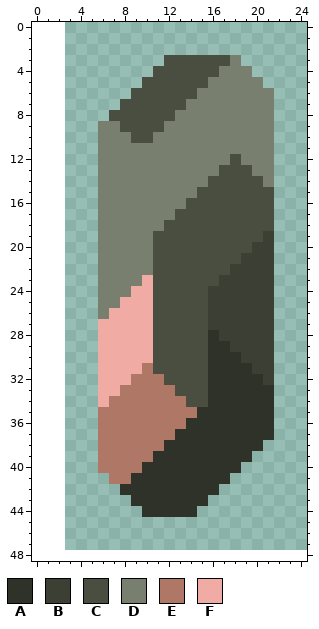
Two states of a pixel-art sprite, sprites/Units/ground/Paladin-weapontwo.png. Above, as it was before the edit.
The file is 22x48 pixels. The old version is drawn lined up with the new one, on the new canvas.
Palette (. is transparent): A #2f3229  B #3c3f34  C #494e40  D #787f6e  E #af7765  F #f0aba4
Pixels before, first column x 6:
 3 ......CCCCCCD...
 4 .....CCCCCCDDD..
 5 ....CCCCCCDDDDD.
 6 ...CCCCCCDDDDDDD
 7 ..CCCCCCDDDDDDDD
 8 .CCCCCCDDDDDDDDD
 9 DDCCCCDDDDDDDDDD
10 DDDCCDDDDDDDDDDD
11 DDDDDDDDDDDDDDDD
12 DDDDDDDDDDDDCDDD
13 DDDDDDDDDDDCCCDD
14 DDDDDDDDDDCCCCCD
15 DDDDDDDDDCCCCCCC
16 DDDDDDDDCCCCCCCC
17 DDDDDDDCCCCCCCCC
18 DDDDDDCCCCCCCCCC
19 DDDDDCCCCCCCCCCB
20 DDDDDCCCCCCCCCBB
21 DDDDDCCCCCCCCBBB
22 DDDDDCCCCCCCBBBB
23 DDDDFCCCCCCBBBBB
24 DDDFFCCCCCBBBBBB
25 DDFFFCCCCCBBBBBB
26 DFFFFCCCCCBBBBBB
27 FFFFFCCCCCBBBBBB
28 FFFFFCCCCCABBBBB
29 FFFFFCCCCCAABBBB
30 FFFFFCCCCCAAABBB
31 FFFFECCCCCAAAABB
32 FFFEEECCCCAAAAAB
33 FFEEEEECCCAAAAAA
34 FEEEEEEECCAAAAAA
35 EEEEEEEEEAAAAAAA
36 EEEEEEEEAAAAAAAA
37 EEEEEEEAAAAAAAAA
38 EEEEEEAAAAAAAAA.
39 EEEEEAAAAAAAAA..
40 EEEEAAAAAAAAA...
41 .EEAAAAAAAAA....
42 ..AAAAAAAAA.....
43 ...AAAAAAA......
44 ....AAAAA.......
Once edited:
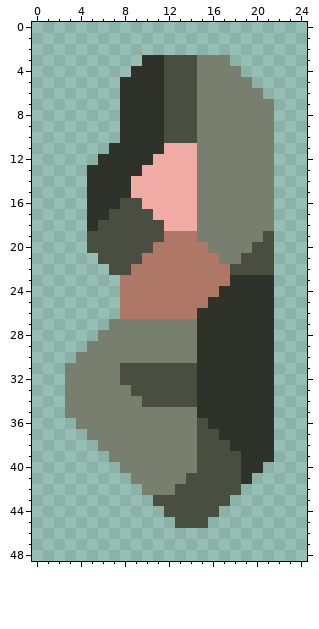
Change:
canvas 22x48 -> 25x49, the old top-left corner now at 3,0
Changed rows in their new state; - is an unchanged pixel.
first column x 3:
 3 -------AA---DDD.---
 4 ------AAA---DD--.--
 5 -----AAAA---D----.-
 6 -----AAAA---------.
 7 -----AAAA--C-------
 8 ----.AAAA-CC-------
 9 ---..AAAACCC-------
10 ---..AAAACCC-------
11 ---.AAAAAFFF-------
12 ---AAAAAFFFF---D---
13 --AAAAAFFFFF--DDD--
14 --AAAAFFFFFF-DDDDD-
15 --AAAAFFFFFFDDDDDDD
16 --AAACCFFFFFDDDDDDD
17 --AACCCCFFFFDDDDDDD
18 --ACCCCCCFFFDDDDDDD
19 --CCCCCC-EEEDDDDDDC
20 --CCCCCCEEEEEDDDDCC
21 ---CCCCEEEEEEEDDCCC
22 ---.CCEEEEEEEEECCCC
23 ---..EEEEEEEEEEAAAA
24 ---..EEEEEEEEEAAAAA
25 ---..EEEEEEEEAAAAAA
26 ---..EEEEEEEAAAAAAA
27 ---.DDDDDDDDAAAAAAA
28 ---DDDDDDDDDA-AAAAA
29 --DDDDDDDDDDA--AAAA
30 -DDDDDDDDDDDA---AAA
31 DDDDDCCC----A----AA
32 DDDDDCCCC---A-----A
33 DDDDDDCCCC--A------
34 DDDDDDDCCCC-A------
35 DDDDDDDDDDDD-------
36 -DDDDDDDDDDDC------
37 --DDDDDDDDDDCC-----
38 ---DDDDDDDDDCCC---A
39 ---.DDDDDDDDCCCC-AA
40 ---..DDDDDDDCCCCAA-
41 ----..DDDDDCCCCCA--
42 -----..DDDCCCCCC---
43 ------..CCCCCCC----
44 -------..CCCCC-----
45 ----------CCC------
Boxes around the changes in both pictures, in picture pixels (x1, y1, x2, y2):
changed: (65, 55, 274, 528)
